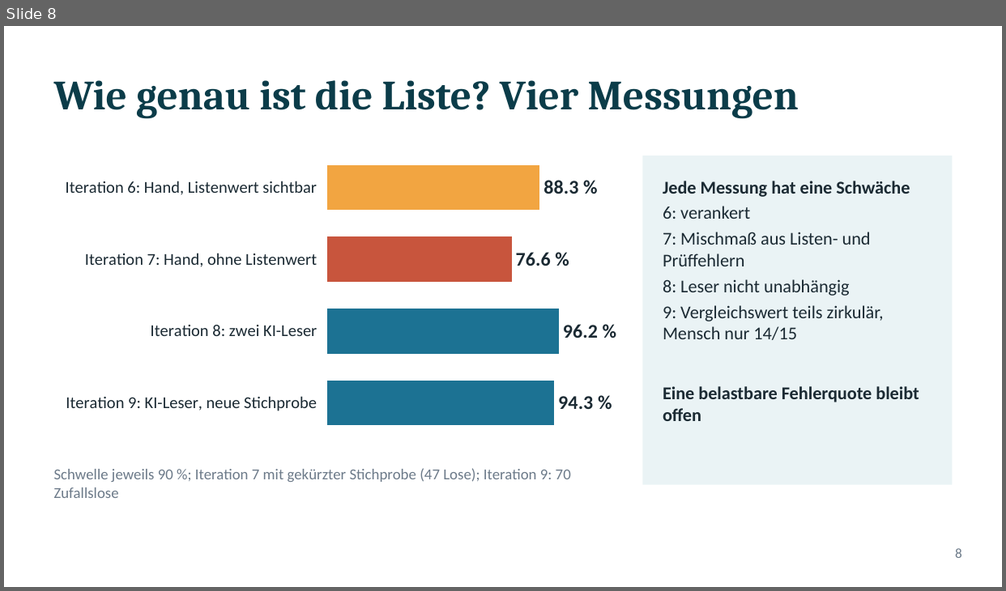
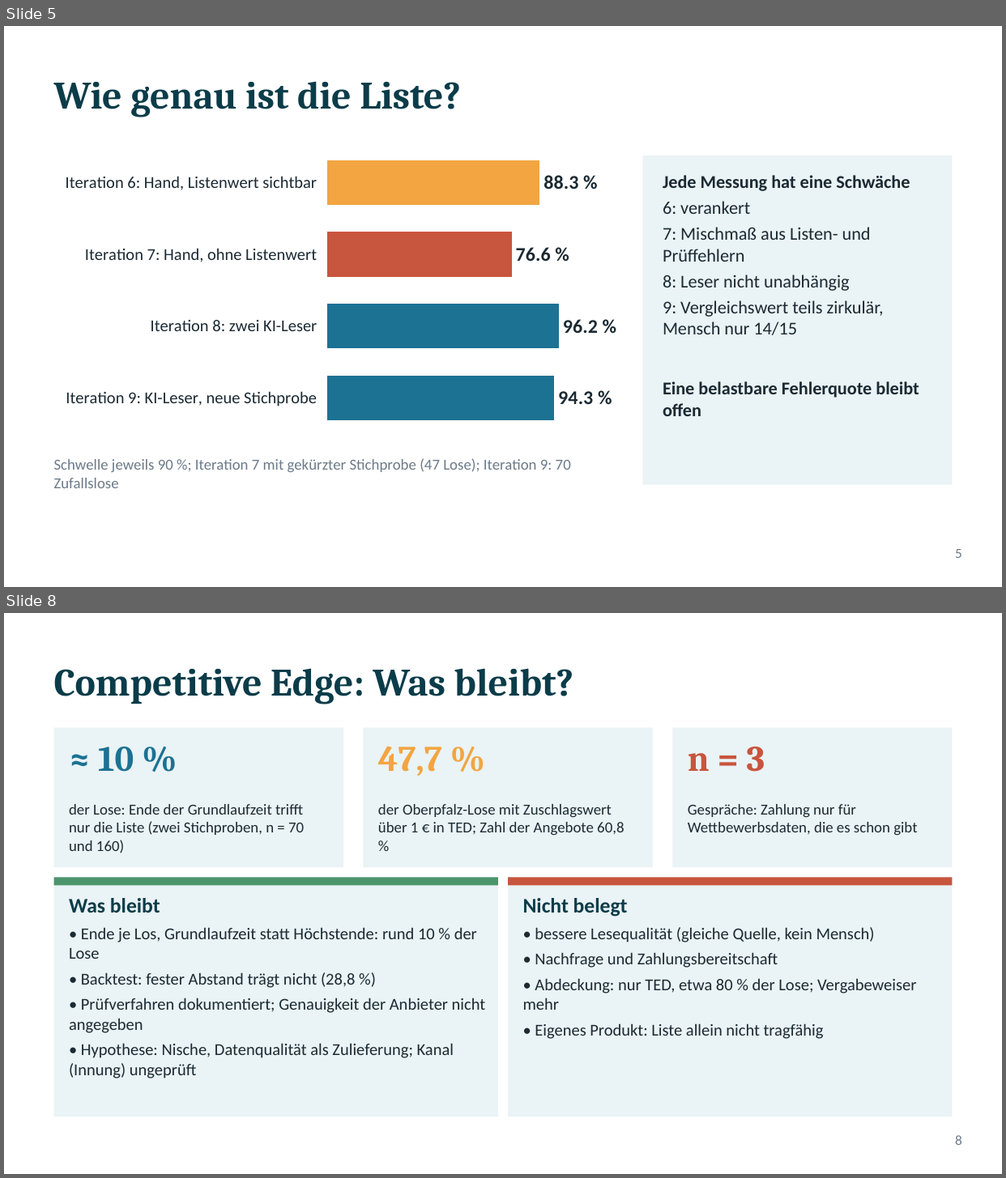
Before and after one commit to ludwigrichthammer9-web/vergabe_radar, a slide deck: docs/vortrag/vortrag_vergabe_radar.pptx. Shown one above the other, each under a label of ours: slide 8 before the commit, slides 5 and 8 after it; the slides between them are not shown. The pictures are 1006x591 and 1006x1178 pixels, drawn with LibreOffice and Linux fonts; fonts in the diff are those of the drawing. Boxes give left, top, right and bottom in pixels: in the first picture for what was removed or moved away, otherwise in the second. Text is boxed around its words. In the diff, an @@ line names an element or a change of style, - is before the commit and + after.

```diff
--- a/docs/vortrag/vortrag_vergabe_radar.pptx
+++ b/docs/vortrag/vortrag_vergabe_radar.pptx
@@ slide 8 added at bbox=[4, 613, 1002, 1174], background #FFFFFF @@
@@ title added at bbox=[54, 668, 574, 704], 28 pt, text #0B3C49, bold @@
+Competitive Edge: Was bleibt?
@@ rectangle added at bbox=[54, 728, 343, 867], fill #EAF3F5 @@
@@ rectangle added at bbox=[364, 728, 653, 867], fill #EAF3F5 @@
@@ rectangle added at bbox=[672, 728, 952, 867], fill #EAF3F5 @@
@@ text added at bbox=[98, 747, 134, 772], 26 pt, text #1C7293, bold @@
+≈ 10 %
@@ text added at bbox=[378, 746, 442, 776], 26 pt, text #F2A541, bold @@
+47,7 %
@@ text added at bbox=[688, 747, 765, 772], 26 pt, text #C8553D, bold @@
+n = 3
@@ text added at bbox=[69, 804, 304, 854], 11 pt, text #1B2A33 @@
+der Lose: Ende der Grundlaufzeit trifft nur die Liste (zwei Stichproben, n = 70 und 160)
@@ text added at bbox=[378, 804, 624, 835], 11 pt, text #1B2A33 @@
+der Oberpfalz-Lose mit Zuschlagswert über 1 € in TED; Zahl der Angebote 60,8 %
@@ text added at bbox=[688, 804, 917, 836], 11 pt, text #1B2A33 @@
+Gespräche: Zahlung nur für Wettbewerbsdaten, die es schon gibt
@@ rectangle added at bbox=[54, 877, 498, 1117], fill #EAF3F5 @@
@@ rectangle added at bbox=[54, 877, 498, 885], fill #4C956C @@
@@ rectangle added at bbox=[508, 877, 952, 1117], fill #EAF3F5 @@
@@ rectangle added at bbox=[508, 877, 952, 885], fill #C8553D @@
@@ text added at bbox=[69, 898, 486, 1079], 12 pt, text #1B2A33 @@
+Was bleibt
+• Ende je Los, Grundlaufzeit statt Höchstende: rund 10 % der Lose
+• Backtest: fester Abstand trägt nicht (28,8 %)
+• Prüfverfahren dokumentiert; Genauigkeit der Anbieter nicht angegeben
+• Hypothese: Nische, Datenqualität als Zulieferung; Kanal (Innung) ungeprüft
@@ text added at bbox=[523, 898, 916, 1039], 12 pt, text #1B2A33 @@
+Nicht belegt
+• bessere Lesequalität (gleiche Quelle, kein Mensch)
+• Nachfrage und Zahlungsbereitschaft
+• Abdeckung: nur TED, etwa 80 % der Lose; Vergabeweiser mehr
+• Eigenes Produkt: Liste allein nicht tragfähig
@@ text added at bbox=[955, 1135, 962, 1145], 10 pt, text #6C7A89 @@
+8
@@ what was slide 8 is now slide 5 @@
@@ slide 5 changed as well @@
@@ title at bbox=[54, 81, 461, 117]: text changed; size 30 to 28 pt @@
-Wie genau ist die Liste? Vier Messungen
+Wie genau ist die Liste?
@@ bar chart: place and size @@
-bar chart at bbox=[54, 146, 623, 445]
+bar chart at bbox=[54, 141, 623, 440]
@@ text "Jede Messung hat eine Schwäche": place and size @@
-text "Jede Messung hat eine Schwäche" at bbox=[663, 181, 918, 421]
+text "Jede Messung hat eine Schwäche" at bbox=[663, 175, 918, 416]
@@ text "Schwelle jeweils 90 %; Iteration ...": place and size @@
-text "Schwelle jeweils 90 %; Iteration ..." at bbox=[54, 468, 571, 498]
+text "Schwelle jeweils 90 %; Iteration ..." at bbox=[54, 459, 571, 489]
@@ text at bbox=[955, 549, 962, 558]: text changed @@
-8
+5
```
Also in this commit, not shown: 8 other slides changed, 2 other slides added, 3 slides removed, 1 other file.
